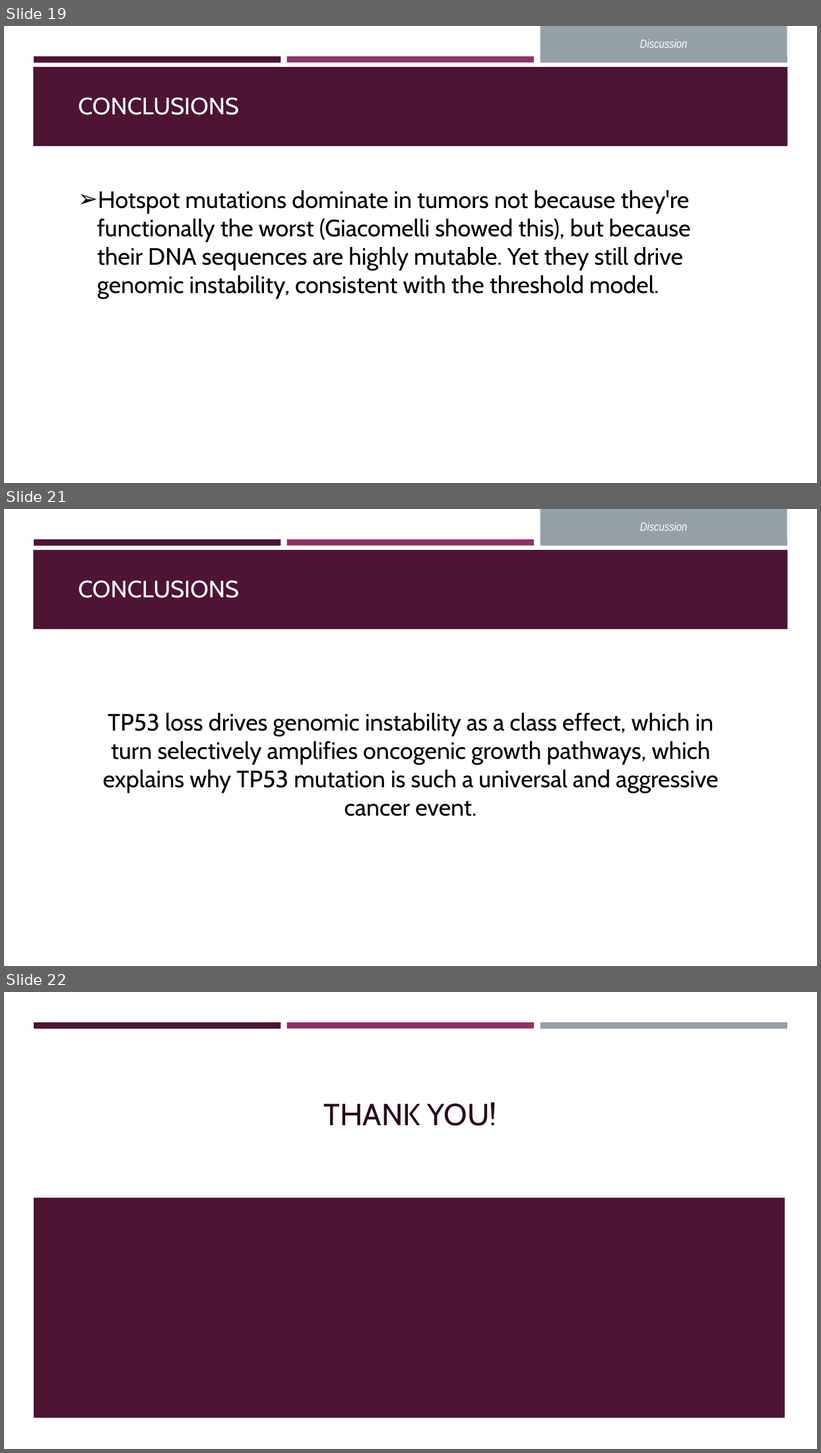
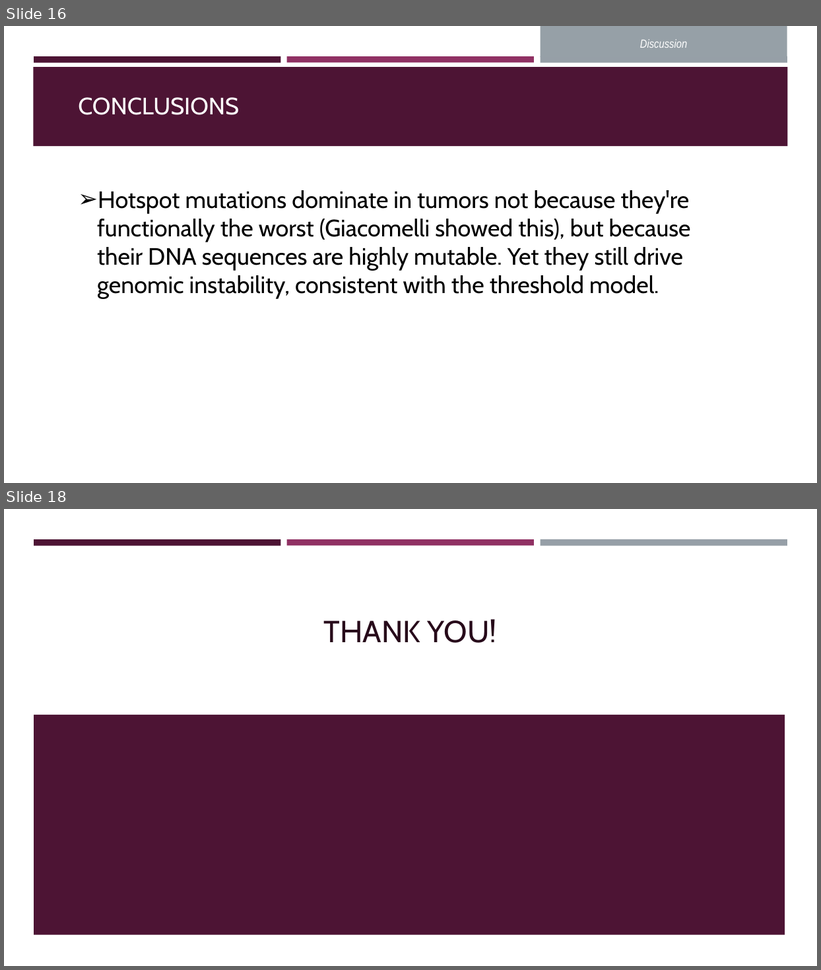
Before and after one commit to OrnitB/cancer_bioinformatics, a slide deck: project/project_background/Final Project Presentation - Ornit - Cancer Bioinfo March 2026.pptx. Shown one above the other, each under a label of ours: slides 19, 21 and 22 before the commit, slides 16 and 18 after it; the slides between them are not shown. The pictures are 821x1453 and 821x970 pixels, drawn with LibreOffice and Linux fonts; fonts in the diff are those of the drawing. Boxes give left, top, right and bottom in pixels: in the first picture for what was removed or moved away, otherwise in the second. Text is boxed around its words. In the diff, an @@ line names an element or a change of style, - is before the commit and + after.

```diff
--- a/project/project_background/Final Project Presentation - Ornit - Cancer Bioinfo March 2026.pptx
+++ b/project/project_background/Final Project Presentation - Ornit - Cancer Bioinfo March 2026.pptx
@@ slide 21 removed at [4, 509, 817, 966], background #FFFFFF; not listed: 4 template elements that a slide beside it also shows @@
@@ text removed at [640, 522, 687, 531] @@
-Discussion
@@ text removed at [78, 580, 239, 598] @@
-CONCLUSIONS
@@ text removed at [103, 713, 718, 793] @@
-TP53 loss drives genomic instability as a class effect, which in turn selectively amplifies oncogenic growth pathways, which explains why TP53 mutation is such a universal and aggressive cancer event.
@@ what was slide 19 is now slide 16 @@
@@ what was slide 22 is now slide 18 @@
```
Also in this commit, not shown: 8 slides changed, 3 other slides removed.
